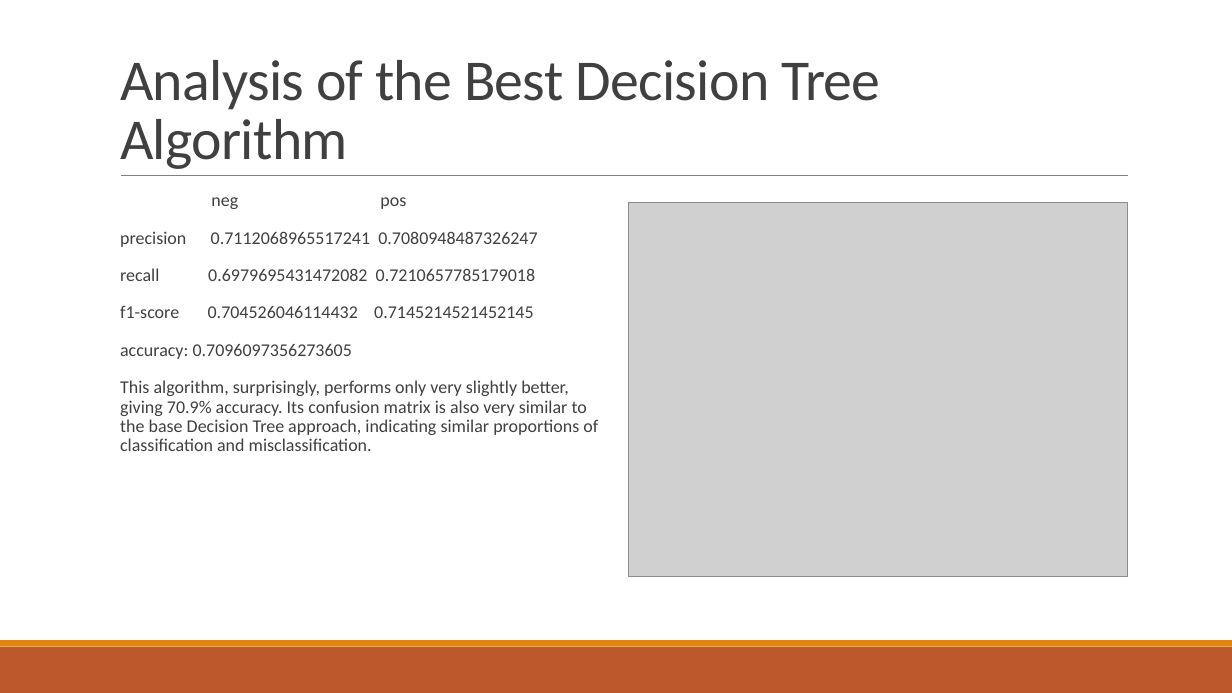
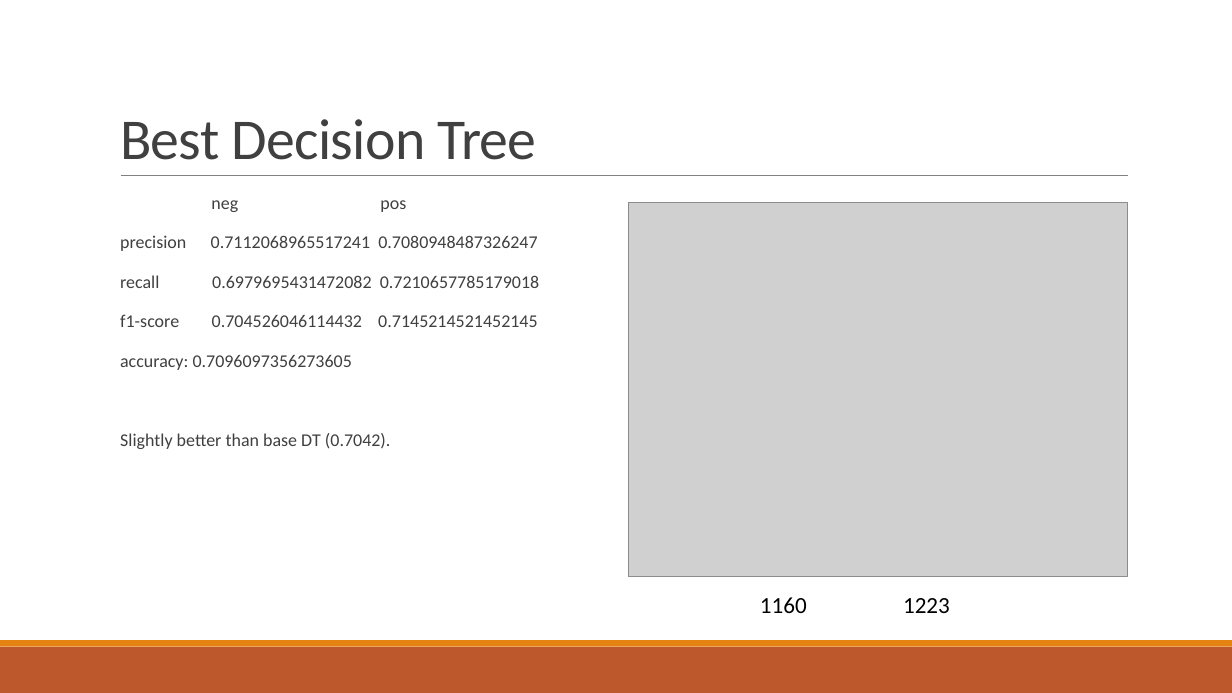
Before and after one commit to BlackSound1/COMP472_A1, a slide deck: slide 8 of presentation.pptx. Drawn at 1232x693 pixels with LibreOffice and Linux fonts; fonts in the diff are those of the drawing; grey boxes stand for pictures. Boxes give left, top, right and bottom in pixels: in the first picture for what was removed or moved away, otherwise in the second. Text is boxed around its words. In the diff, an @@ line names an element or a change of style, - is before the commit and + after.

```diff
--- a/presentation.pptx
+++ b/presentation.pptx
@@ title at (120,119,536,160): text changed @@
-Analysis of the Best Decision Tree Algorithm
+Best Decision Tree
@@ text at (120,200,539,370): line spacing 0.9 to 1 @@
@@ text at (120,433,391,449): text changed @@
-  This algorithm, surprisingly, performs only very slightly better, giving 70.9% accuracy. Its confusion matrix is also very similar to the base Decision Tree approach, indicating similar proportions of classification and misclassification.
+  Slightly better than base DT (0.7042).
@@ text added at (760,597,807,613), 18 pt, text #000000 @@
+1160
@@ text added at (903,598,950,613), 18 pt, text #000000 @@
+1223
```
Also in this commit, not shown: 7 other slides changed, 1 slide added, 2 slides removed.
